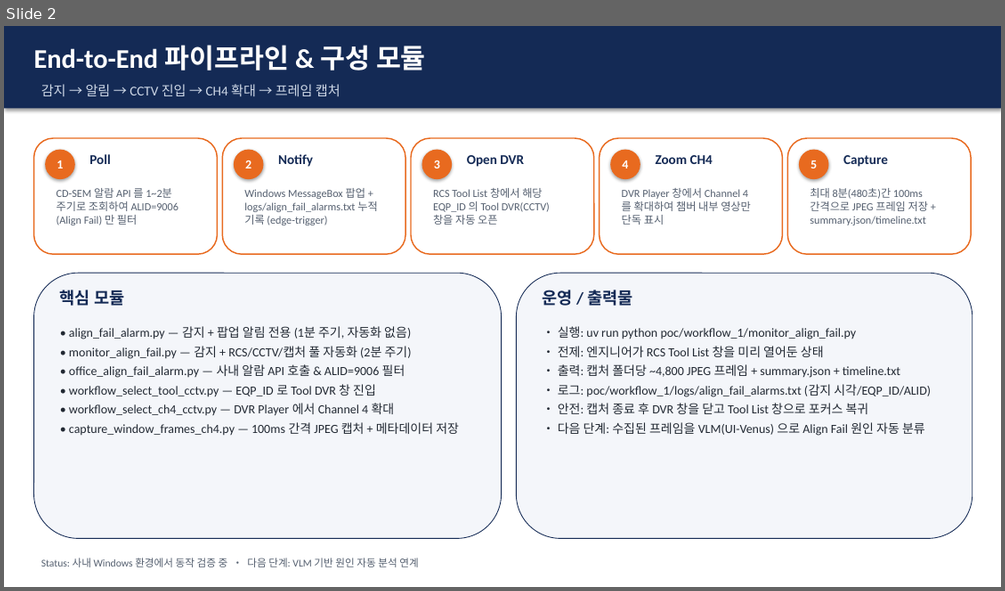
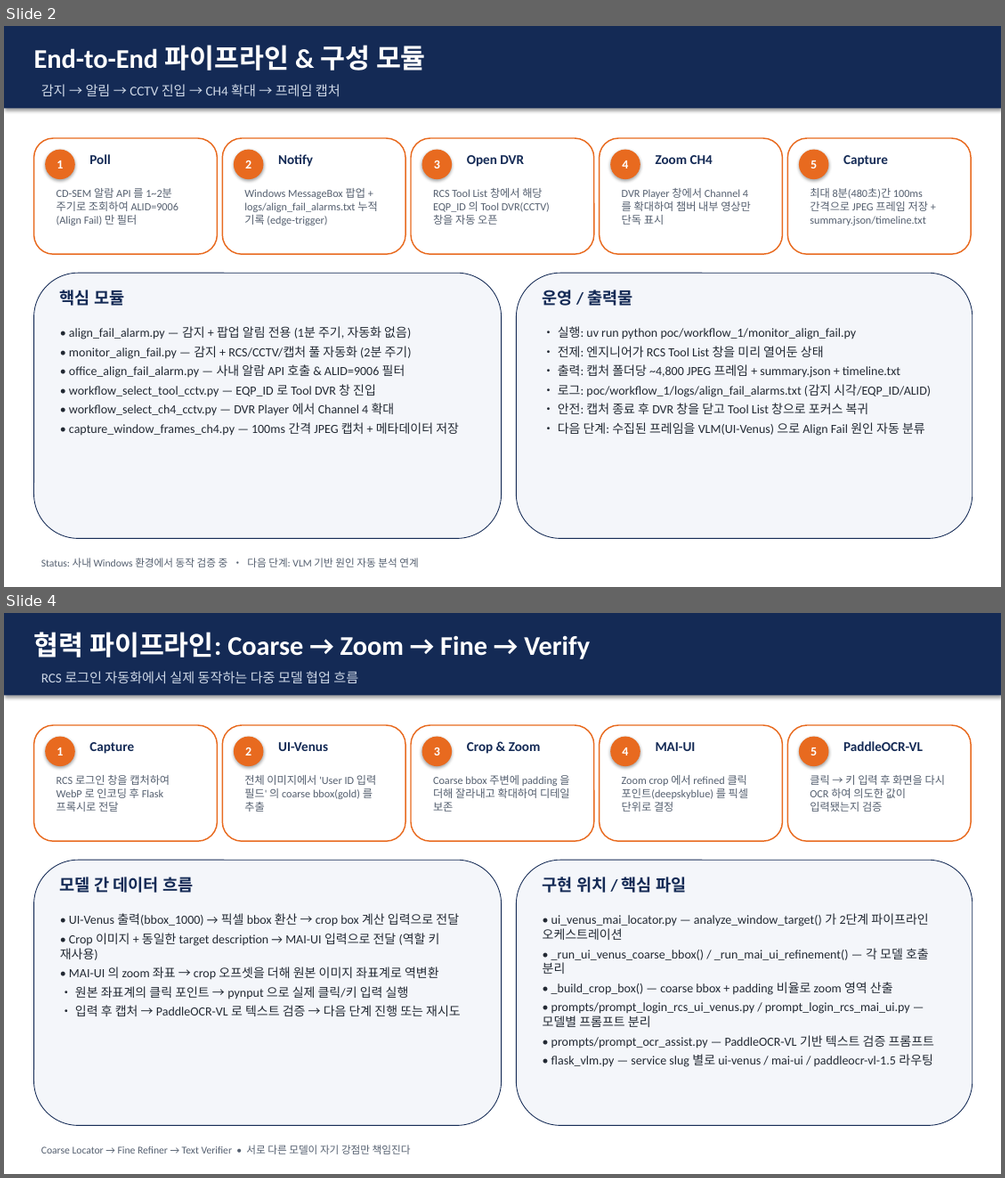
Before and after one commit to DarrenKoi/auto_recipe_creator, a slide deck: poc/workflow_1/align_fail_capture_report.pptx. Shown one above the other, each under a label of ours: slide 2 before the commit, slides 2 and 4 after it; the slides between them are not shown. The pictures are 1005x591 and 1005x1178 pixels, drawn with LibreOffice and Linux fonts; fonts in the diff are those of the drawing. Boxes give left, top, right and bottom in pixels: in the first picture for what was removed or moved away, otherwise in the second. Text is boxed around its words. In the diff, an @@ line names an element or a change of style, - is before the commit and + after.

```diff
--- a/poc/workflow_1/align_fail_capture_report.pptx
+++ b/poc/workflow_1/align_fail_capture_report.pptx
@@ slide 4 added at <box>4,613,1001,1174</box>, background #FFFFFF @@
@@ rectangle added at <box>4,613,1001,695</box>, fill #142A55 @@
@@ text added at <box>34,632,590,659</box>, 26 pt, text #FFFFFF, bold @@
+협력 파이프라인: Coarse → Zoom → Fine → Verify
@@ text added at <box>41,671,358,683</box>, 13 pt, text #CDD7E6 @@
+RCS 로그인 자동화에서 실제 동작하는 다중 모델 협업 흐름
@@ rounded rectangle added at <box>34,725,217,841</box>, fill #FFFFFF, outline #E86A1F 1.25 pt @@
@@ ellipse added at <box>45,737,75,766</box>, fill #E86A1F, 12 pt, text #FFFFFF, bold @@
+1
@@ text added at <box>89,742,134,754</box>, 13 pt, text #142A55, bold @@
+Capture
@@ rounded rectangle added at <box>222,725,405,841</box>, fill #FFFFFF, outline #E86A1F 1.25 pt @@
@@ ellipse added at <box>234,737,264,766</box>, fill #E86A1F, 12 pt, text #FFFFFF, bold @@
+2
@@ text added at <box>278,742,328,751</box>, 13 pt, text #142A55, bold @@
+UI-Venus
@@ rounded rectangle added at <box>411,725,594,841</box>, fill #FFFFFF, outline #E86A1F 1.25 pt @@
@@ ellipse added at <box>422,737,452,766</box>, fill #E86A1F, 12 pt, text #FFFFFF, bold @@
+3
@@ text added at <box>467,742,541,754</box>, 13 pt, text #142A55, bold @@
+Crop & Zoom
@@ rounded rectangle added at <box>599,725,783,841</box>, fill #FFFFFF, outline #E86A1F 1.25 pt @@
@@ ellipse added at <box>610,737,640,766</box>, fill #E86A1F, 12 pt, text #FFFFFF, bold @@
+4
@@ text added at <box>655,742,696,751</box>, 13 pt, text #142A55, bold @@
+MAI-UI
@@ rounded rectangle added at <box>788,725,971,841</box>, fill #FFFFFF, outline #E86A1F 1.25 pt @@
@@ ellipse added at <box>799,737,829,766</box>, fill #E86A1F, 12 pt, text #FFFFFF, bold @@
+5
@@ text added at <box>843,741,922,751</box>, 13 pt, text #142A55, bold @@
+PaddleOCR-VL
@@ text added at <box>57,775,170,811</box>, 10.5 pt, text #556070 @@
+RCS 로그인 창을 캡처하여 WebP 로 인코딩 후 Flask 프록시로 전달
@@ text added at <box>244,775,376,811</box>, 10.5 pt, text #556070 @@
+전체 이미지에서 'User ID 입력 필드' 의 coarse bbox(gold) 를 추출
@@ text added at <box>433,775,570,811</box>, 10.5 pt, text #556070 @@
+Coarse bbox 주변에 padding 을 더해 잘라내고 확대하여 디테일 보존
@@ text added at <box>622,775,748,811</box>, 10.5 pt, text #556070 @@
+Zoom crop 에서 refined 클릭 포인트(deepskyblue) 를 픽셀 단위로 결정
@@ text added at <box>809,775,945,811</box>, 10.5 pt, text #556070 @@
+클릭 → 키 입력 후 화면을 다시 OCR 하여 의도한 값이 입력됐는지 검증
@@ rounded rectangle added at <box>34,860,502,1126</box>, fill #F4F6FA, outline #142A55 0.75 pt @@
@@ text added at <box>60,876,193,892</box>, 16 pt, text #142A55, bold @@
+모델 간 데이터 흐름
@@ rounded rectangle added at <box>517,860,972,1126</box>, fill #F4F6FA, outline #142A55 0.75 pt @@
@@ text added at <box>542,876,686,892</box>, 16 pt, text #142A55, bold @@
+구현 위치 / 핵심 파일
@@ text added at <box>60,913,461,1016</box>, 12 pt, text #222933 @@
+• UI-Venus 출력(bbox_1000) → 픽셀 bbox 환산 → crop box 계산 입력으로 전달
+• Crop 이미지 + 동일한 target description → MAI-UI 입력으로 전달 (역할 키 재사용)
+• MAI-UI 의 zoom 좌표 → crop 오프셋을 더해 원본 이미지 좌표계로 역변환
+• 원본 좌표계의 클릭 포인트 → pynput 으로 실제 클릭/키 입력 실행
+• 입력 후 캡처 → PaddleOCR-VL 로 텍스트 검증 → 다음 단계 진행 또는 재시도
@@ text added at <box>542,913,934,1067</box>, 12 pt, text #222933 @@
+• ui_venus_mai_locator.py — analyze_window_target() 가 2단계 파이프라인 오케스트레이션
+• _run_ui_venus_coarse_bbox() / _run_mai_ui_refinement() — 각 모델 호출 분리
+• _build_crop_box() — coarse bbox + padding 비율로 zoom 영역 산출
+• prompts/prompt_login_rcs_ui_venus.py / prompt_login_rcs_mai_ui.py — 모델별 프롬프트 분리
+• prompts/prompt_ocr_assist.py — PaddleOCR-VL 기반 텍스트 검증 프롬프트
+• flask_vlm.py — service slug 별로 ui-venus / mai-ui / paddleocr-vl-1.5 라우팅
@@ text added at <box>41,1144,411,1154</box>, 10 pt, text #556070 @@
+Coarse Locator → Fine Refiner → Text Verifier • 서로 다른 모델이 자기 강점만 책임진다
```
Also in this commit, not shown: 1 other slide added, 1 other file.
